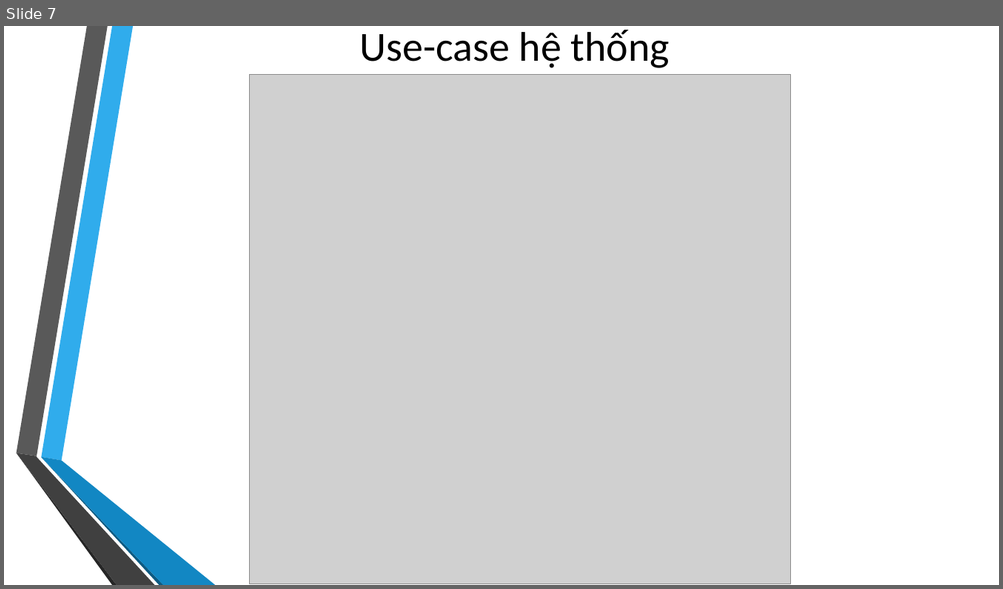
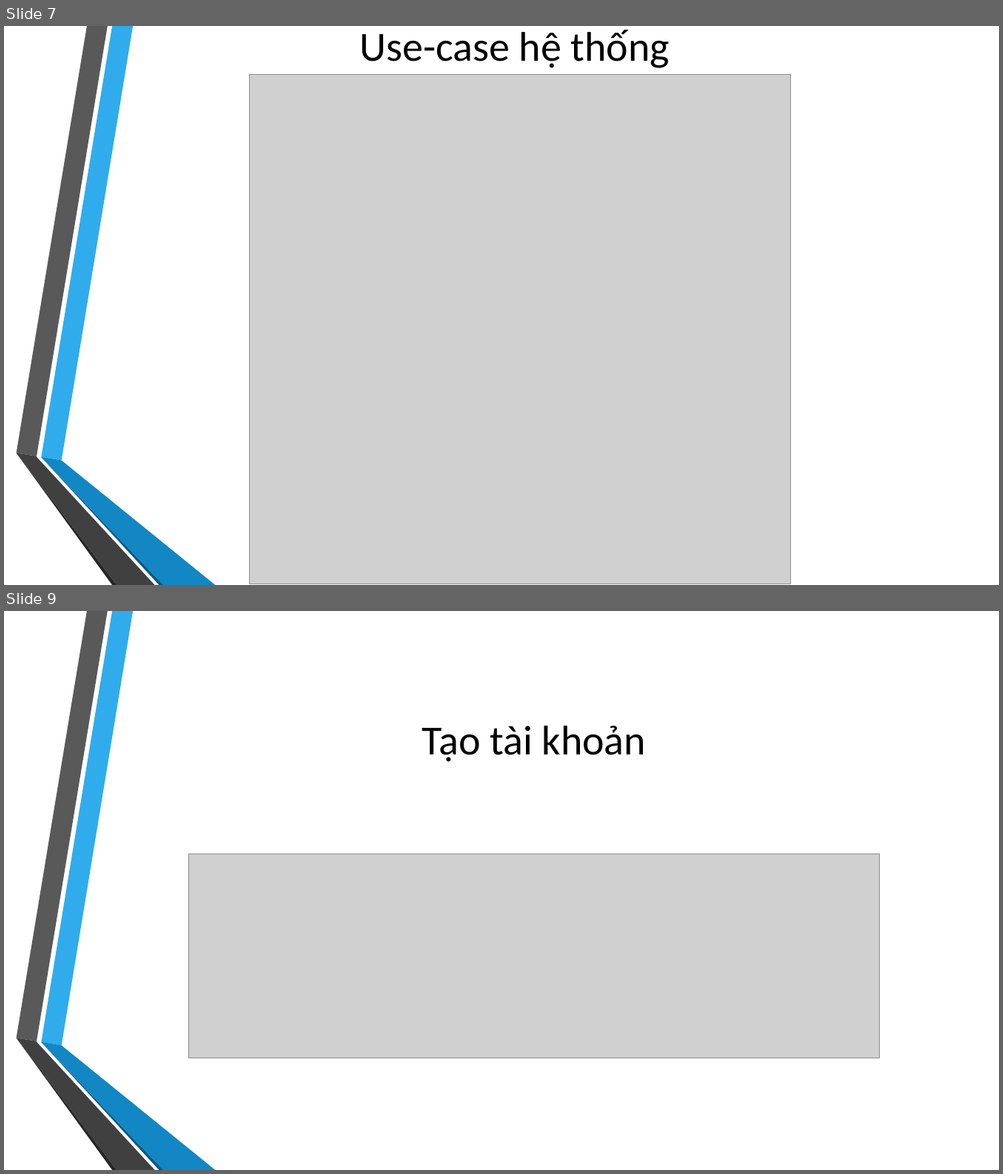
Before and after one commit to pminhtam/SystemAnalysisAndDesign, a slide deck: bao_cao_intro.pptx. Shown one above the other, each under a label of ours: slide 7 before the commit, slides 7 and 9 after it; the slides between them are not shown. The pictures are 1003x589 and 1003x1174 pixels, drawn with LibreOffice and Linux fonts; fonts in the diff are those of the drawing; grey boxes stand for pictures; background and template pictures are left out. Boxes give left, top, right and bottom in pixels: in the first picture for what was removed or moved away, otherwise in the second. Text is boxed around its words. In the diff, an @@ line names an element or a change of style, - is before the commit and + after.

```diff
--- a/bao_cao_intro.pptx
+++ b/bao_cao_intro.pptx
@@ slide 9 added at (x1=4, y1=611, x2=999, y2=1170), background picture (left out); not listed: 6 template elements that a slide beside it also shows @@
@@ title added at (x1=421, y1=726, x2=646, y2=762), 40 pt, text #000000 @@
+Tạo tài khoản
@@ picture added at (x1=188, y1=854, x2=879, y2=1059) @@
```
Also in this commit, not shown: 9 other slides added, 16 other files.
